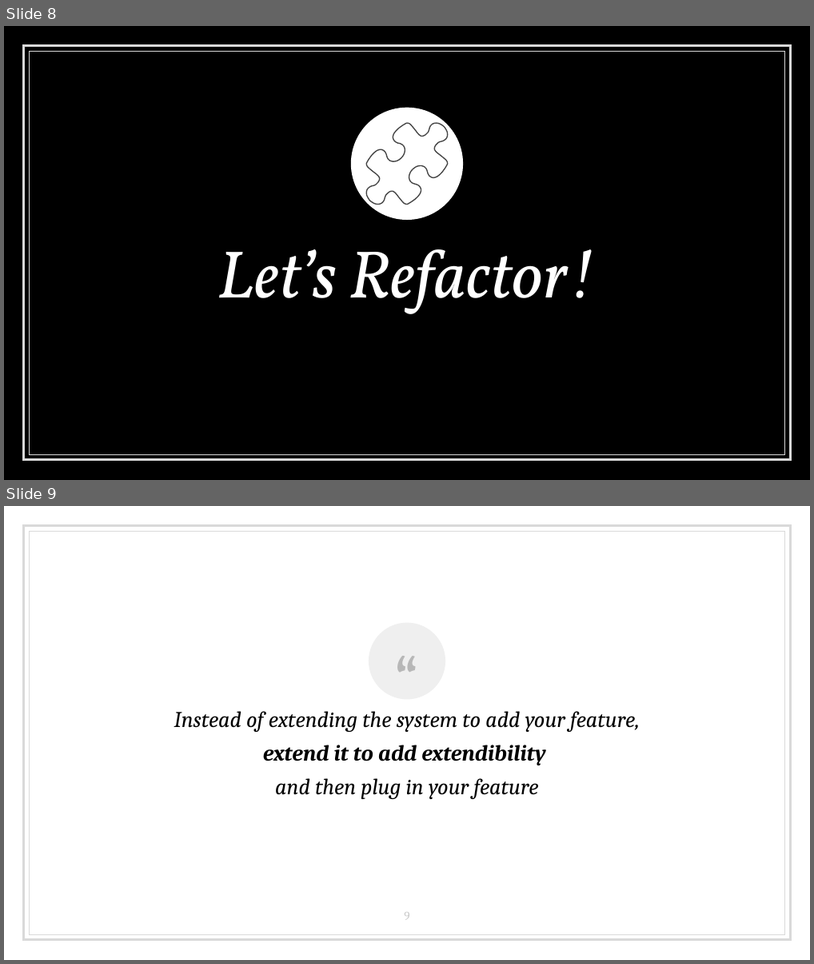
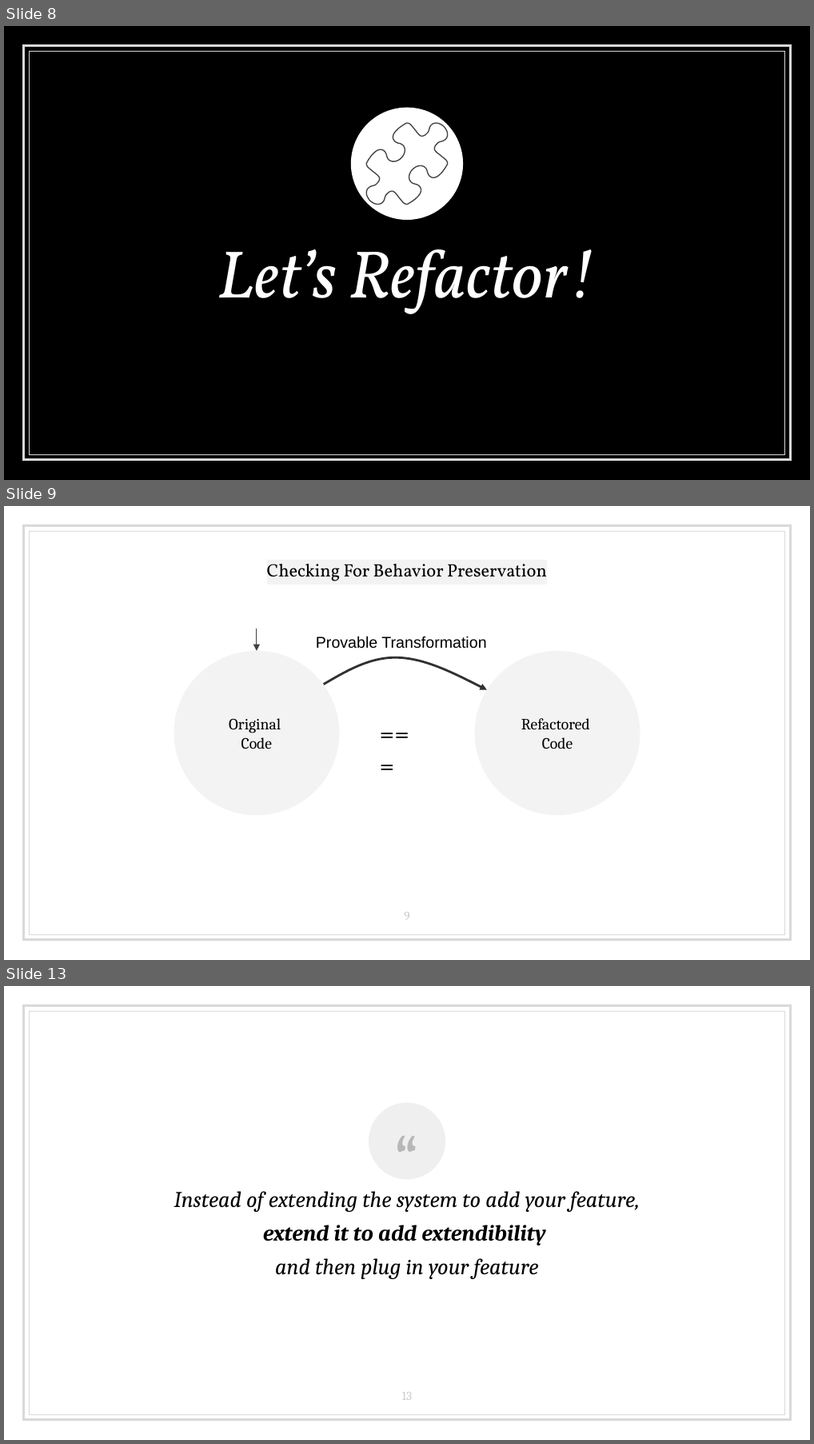
Before and after one commit to LearnWithLlew/RefactoringToCleanerCode.Slides, a slide deck: RefactoringToCleanerCode.pptx. Shown one above the other, each under a label of ours: slides 8 and 9 before the commit, slides 8, 9 and 13 after it; the slides between them are not shown. The pictures are 814x964 and 814x1444 pixels, drawn with LibreOffice and Linux fonts; fonts in the diff are those of the drawing. Boxes give left, top, right and bottom in pixels: in the first picture for what was removed or moved away, otherwise in the second. Text is boxed around its words. In the diff, an @@ line names an element or a change of style, - is before the commit and + after.

Commit message:
Provable Undo Theory & steps

```diff
--- a/RefactoringToCleanerCode.pptx
+++ b/RefactoringToCleanerCode.pptx
@@ slide 9 added at (x1=4, y1=506, x2=810, y2=960), background #FFFFFF; not listed: 2 template elements that a slide beside it also shows @@
@@ title added at (x1=267, y1=564, x2=547, y2=581), 16 pt, text #000000 @@
+Checking For Behavior Preservation
@@ arrow added from (257, 628) to (257, 650), #424242 0.75 pt @@
@@ text added at (x1=316, y1=636, x2=486, y2=648), 14 pt, text #000000 @@
+Provable Transformation
@@ ellipse added at (x1=174, y1=650, x2=339, y2=815), fill #F3F3F3, 14 pt, text #000000 @@
+Original
+Code
@@ freeform shape added at (x1=324, y1=658, x2=488, y2=690), outline #323232 2 pt @@
@@ ellipse added at (x1=475, y1=650, x2=640, y2=815), fill #F3F3F3, 14 pt, text #000000 @@
+Refactored
+Code
@@ text added at (x1=372, y1=712, x2=431, y2=752), 24 pt, text #000000 @@
+===
@@ page number added at (x1=404, y1=912, x2=410, y2=918), 11 pt, text #CCCCCC @@
+9
@@ what was slide 9 is now slide 13 @@
@@ page number at (x1=402, y1=1392, x2=413, y2=1400): text changed @@
-9
+13
```
Also in this commit, not shown: 3 other slides added.
